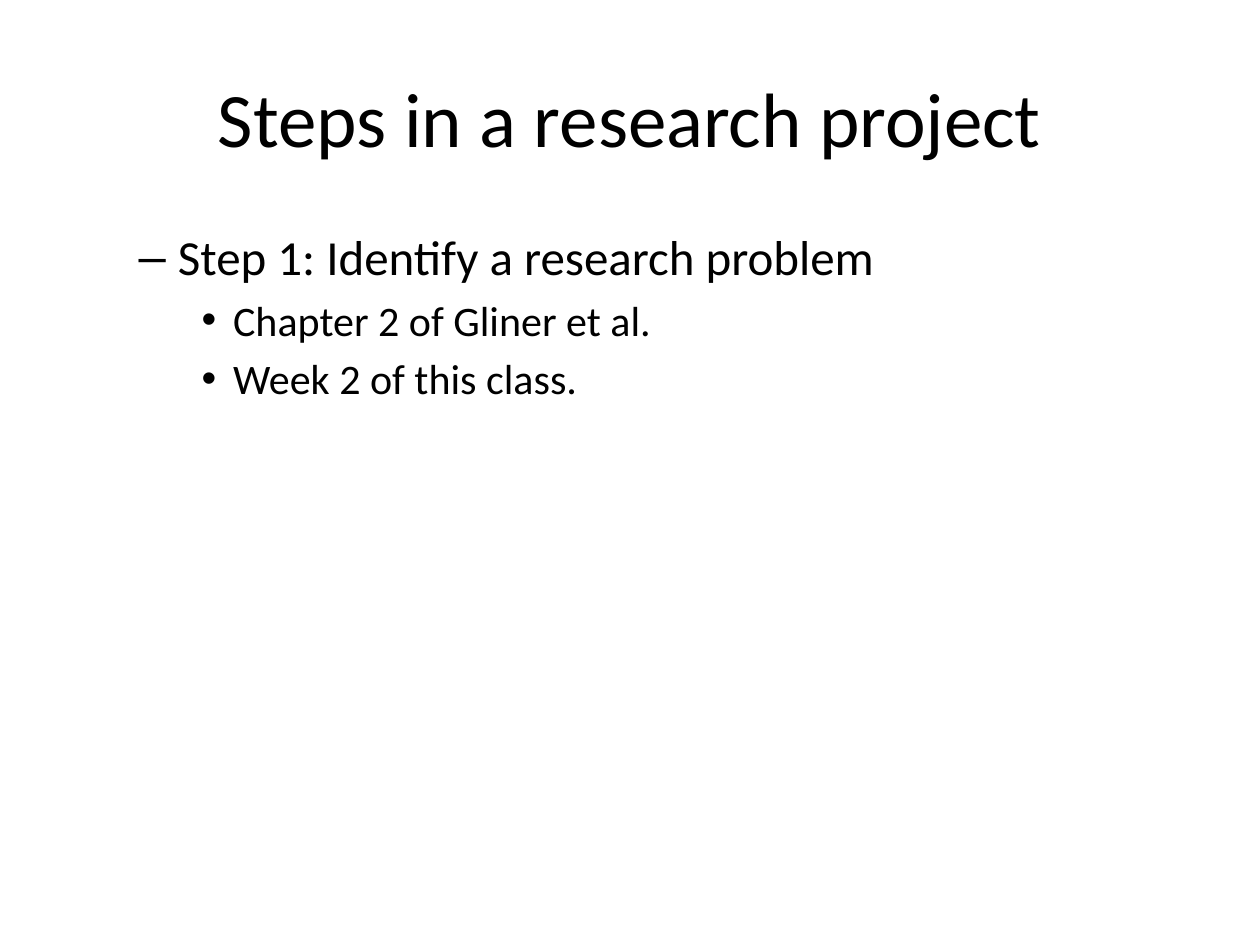
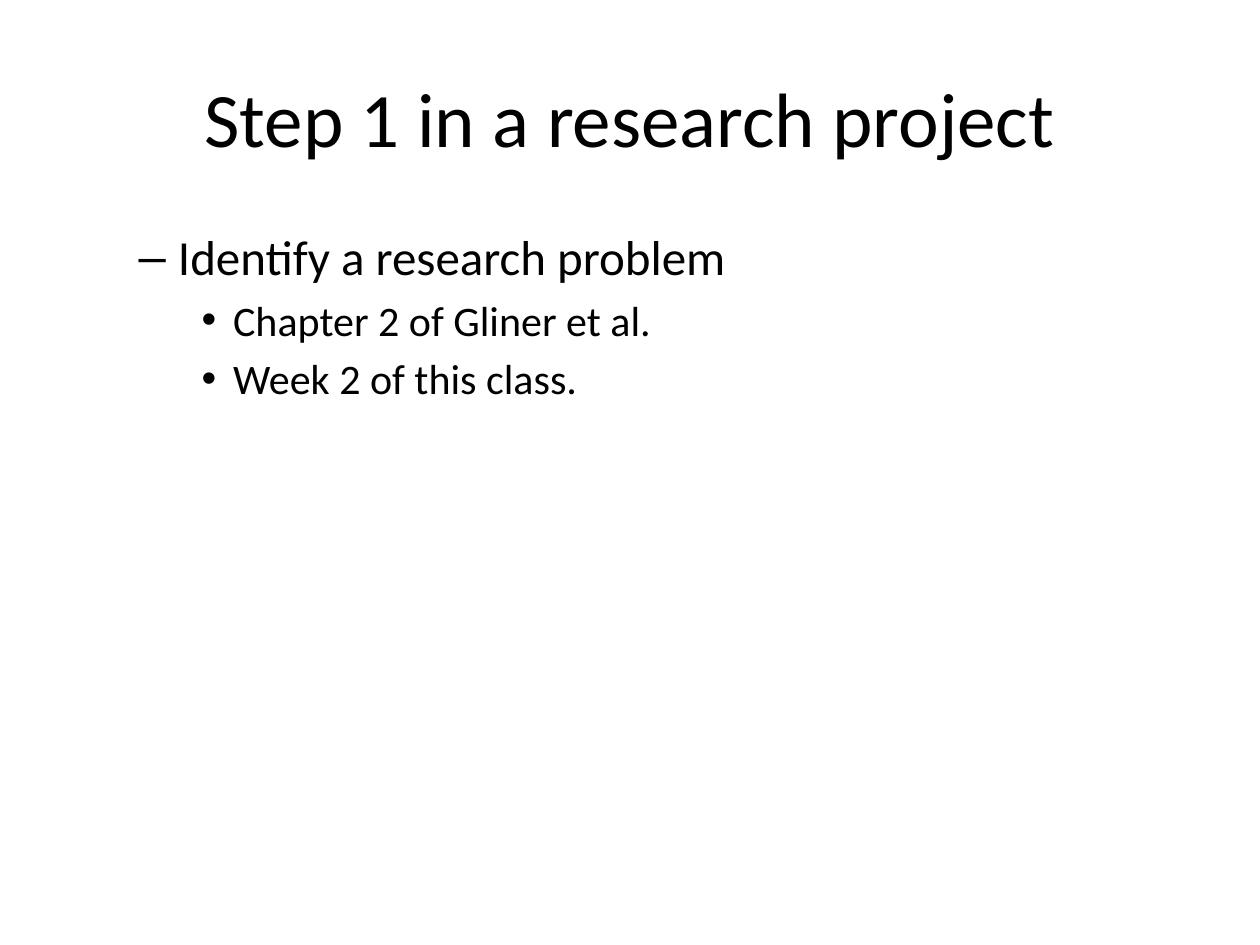
Before and after one commit to pmean/classes, a slide deck: slide 4 of clinical-research-methodology/results/video02-planning.pptx. Drawn at 1260x945 pixels with LibreOffice and Linux fonts; fonts in the diff are those of the drawing. Boxes give left, top, right and bottom in pixels: in the first picture for what was removed or moved away, otherwise in the second. Text is boxed around its words. In the diff, an @@ line names an element or a change of style, - is before the commit and + after.

```diff
--- a/clinical-research-methodology/results/video02-planning.pptx
+++ b/clinical-research-methodology/results/video02-planning.pptx
@@ title at bbox=[205, 93, 1053, 161]: text changed @@
-Steps in a research project
+Step 1 in a research project
@@ text at bbox=[178, 241, 725, 283]: text changed @@
-  – Step 1: Identify a research problem
+  – Identify a research problem
```
Also in this commit, not shown: 12 other slides changed, 17 other files.
